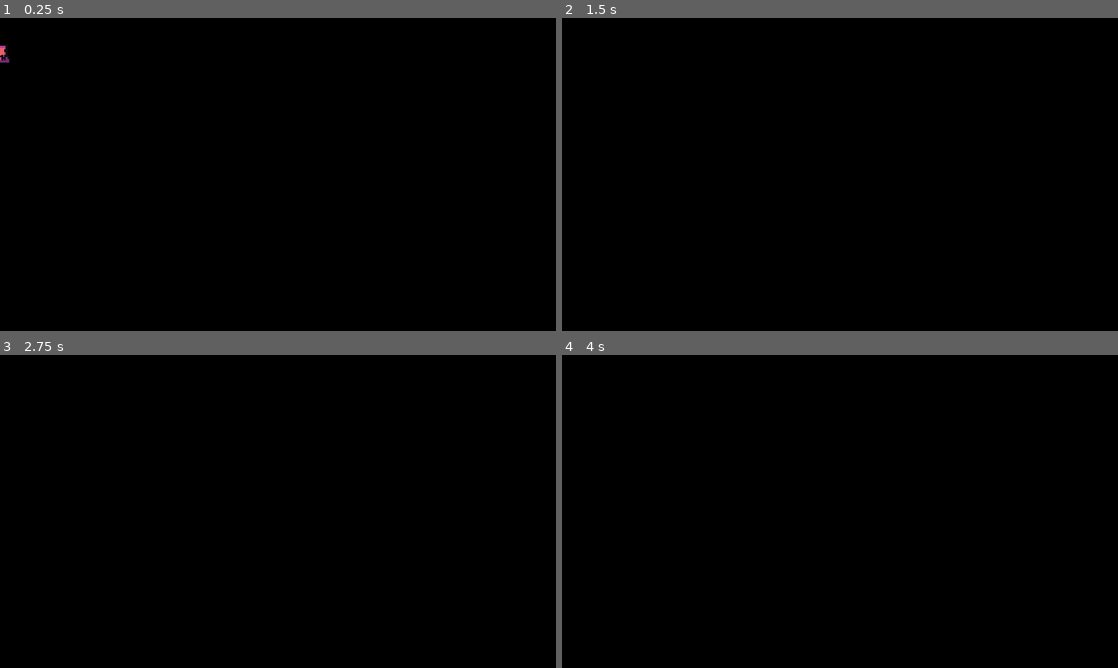
Above: before the commit, frames 1-4 (two rows, left to right).
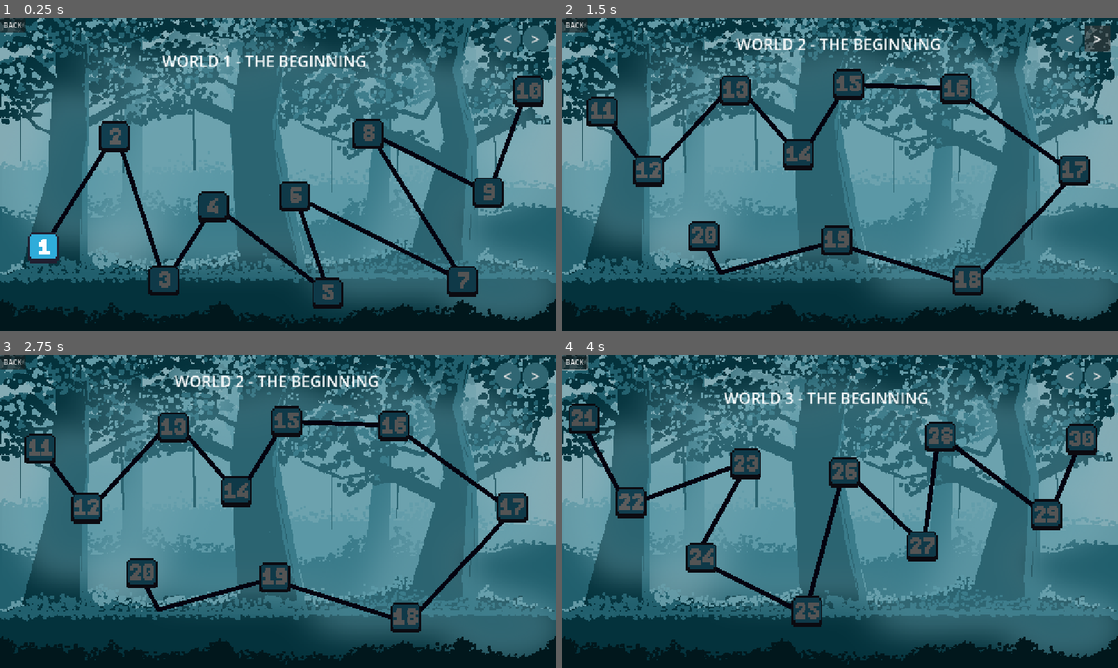
Above: after the commit, the same moments.

Repository: RaphelReji/LarpRun
Game: Godot game, scene res://Scenes/menu/level_select.tscn
The game is run twice, just before and just after one commit, with the same random seed, the same clock (stepped at 60 frames per second) and the same inputs. Before the commit the project starts from res://Scenes/game_objects/enemy.tscn.
Inputs (mouse positions are in pixels of both pictures, inside the frame that each line leads up to):
- Up to frame 1 (0.25 s): no input
- Up to frame 2 (1.5 s): click (1067, 39) at 0.5 s, where only the run after the commit has a clickable "<"; click (1095, 39) at 1.25 s, where only the run after the commit has a clickable ">"
- Up to frame 3 (2.75 s): click (11, 361) at 2 s, where only the run after the commit has a clickable "BACK"
- Up to frame 4 (4 s): tap Enter at 2.75 s; move the mouse to (962, 495) at 2.77 s; hold Right (right) from 2.78 s (still down); tap Alt at 2.85 s; click (962, 495) at 2.92 s; tap Up (jump) at 3.02, 3.77 s; move the mouse to (728, 527) at 3.52 s; tap Shift at 3.6 s

The runs differ from the first frame. In frame 1, 96% of the frame differs, in the area x 0-100%, y 0-100%; in frame 2, 97%; in frame 3, 97%; in frame 4, 97%.

Commit message:
added level complete interface

Diff:
--- /dev/null
+++ b/larp-run/Scenes/level_complete.tscn
@@ -0,0 +1,95 @@
+[gd_scene format=3 uid="uid://d1cfpkcjlq8aj"]
+
+[node name="LevelComplete" type="Control" unique_id=1123438966]
+layout_mode = 3
+anchors_preset = 15
+anchor_right = 1.0
+anchor_bottom = 1.0
+grow_horizontal = 2
+grow_vertical = 2
+
+[node name="DarkBackground" type="ColorRect" parent="." unique_id=1560788664]
+modulate = Color(0.0627451, 0.09411765, 0.15294118, 1)
+layout_mode = 1
+anchors_preset = 15
+anchor_right = 1.0
+anchor_bottom = 1.0
+grow_horizontal = 2
+grow_vertical = 2
+
+[node name="CenterContainer" type="CenterContainer" parent="." unique_id=1511483203]
+layout_mode = 1
+anchors_preset = 15
+anchor_right = 1.0
+anchor_bottom = 1.0
+grow_horizontal = 2
+grow_vertical = 2
+
+[node name="CompletionPanel" type="Panel" parent="CenterContainer" unique_id=1989121628]
+custom_minimum_size = Vector2(550, 500)
+layout_mode = 2
+
+[node name="Content" type="VBoxContainer" parent="CenterContainer/CompletionPanel" unique_id=1936635741]
+layout_mode = 1
+anchors_preset = 15
+anchor_right = 1.0
+anchor_bottom = 1.0
+grow_horizontal = 2
+grow_vertical = 2
+theme_override_constants/separation = 14
+
+[node name="LevelTitle" type="Label" parent="CenterContainer/CompletionPanel/Content" unique_id=1707568388]
+layout_mode = 2
+theme_override_font_sizes/font_size = 32
+text = "LEVEL 01"
+horizontal_alignment = 1
+
+[node name="CompleteTitle" type="Label" parent="CenterContainer/CompletionPanel/Content" unique_id=1428656510]
+layout_mode = 2
+theme_override_colors/font_color = Color(1, 1, 0.7058824, 1)
+theme_override_font_sizes/font_size = 26
+text = "LEVEL COMPLETE!"
+horizontal_alignment = 1
+
+[node name="TimeLabel" type="Label" parent="CenterContainer/CompletionPanel/Content" unique_id=503533667]
+layout_mode = 2
+theme_override_colors/font_color = Color(1, 1, 0.7058824, 1)
+theme_override_font_sizes/font_size = 20
+text = "TIME: 00:00"
+horizontal_alignment = 1
+
+[node name="DeathsLabel" type="Label" parent="CenterContainer/CompletionPanel/Content" unique_id=1111385340]
+layout_mode = 2
+theme_override_colors/font_color = Color(1, 1, 0.7058824, 1)
+theme_override_font_sizes/font_size = 20
+text = "DEATHS:0"
+horizontal_alignment = 1
+
+[node name="PointsEarnedLabel" type="Label" parent="CenterContainer/CompletionPanel/Content" unique_id=1864036672]
+layout_mode = 2
+theme_override_colors/font_color = Color(1, 1, 0.7058824, 1)
+theme_override_font_sizes/font_size = 22
+text = "POINTS EARNED: +00"
+horizontal_alignment = 1
+
+[node name="WalletLabel" type="Label" parent="CenterContainer/CompletionPanel/Content" unique_id=965639515]
+layout_mode = 2
+theme_override_colors/font_color = Color(1, 1, 0.7058824, 1)
+theme_override_font_sizes/font_size = 22
+text = "WALLET: 0"
+horizontal_alignment = 1
+
+[node name="NextLevelBtn" type="Button" parent="CenterContainer/CompletionPanel/Content" unique_id=258230747]
+custom_minimum_size = Vector2(0, 48)
+layout_mode = 2
+text = "NEXT LEVEL"
+
+[node name="ReplayBtn" type="Button" parent="CenterContainer/CompletionPanel/Content" unique_id=1616179611]
+custom_minimum_size = Vector2(0, 48)
+layout_mode = 2
+text = "REPLAY"
+
+[node name="LevelSelectBtn" type="Button" parent="CenterContainer/CompletionPanel/Content" unique_id=558187934]
+custom_minimum_size = Vector2(0, 48)
+layout_mode = 2
+text = "LEVEL SELECT"
--- a/larp-run/Scenes/levels/level3.tscn
+++ b/larp-run/Scenes/levels/level3.tscn
@@ -302,6 +302,7 @@
 
 [node name="Finish" parent="Scene objects" unique_id=946222195 instance=ExtResource("6_posmm")]
 position = Vector2(1544, 173)
+target_level = "uid://dqa8ka714sdi5"
 
 [node name="Enemies" type="Node" parent="Scene objects" unique_id=757102276]
 
--- a/larp-run/Scenes/levels/level5.tscn
+++ b/larp-run/Scenes/levels/level5.tscn
@@ -469,6 +469,31 @@
 rotation = -1.574855
 scale = Vector2(2.397066, 2.397066)
 
+[node name="SpikeTrap9" parent="Scene objects" unique_id=263171828 instance=ExtResource("15_au7qd")]
+position = Vector2(1518.0001, 557)
+rotation = 0.0016717911
+scale = Vector2(2.397066, 2.397066)
+
+[node name="SpikeTrap10" parent="Scene objects" unique_id=507392725 instance=ExtResource("15_au7qd")]
+position = Vector2(1320, 699)
+rotation = 0.0016717911
+scale = Vector2(2.397066, 2.397066)
+
+[node name="SpikeTrap11" parent="Scene objects" unique_id=1549366439 instance=ExtResource("15_au7qd")]
+position = Vector2(1132, 556)
+rotation = 0.0016717911
+scale = Vector2(2.397066, 2.397066)
+
+[node name="SpikeTrap12" parent="Scene objects" unique_id=582336547 instance=ExtResource("15_au7qd")]
+position = Vector2(986.0001, 76.00009)
+rotation = 0.0016717911
+scale = Vector2(2.397066, 2.397066)
+
+[node name="SpikeTrap13" parent="Scene objects" unique_id=1569935533 instance=ExtResource("15_au7qd")]
+position = Vector2(1604, 77.00001)
+rotation = 0.0016717911
+scale = Vector2(2.397066, 2.397066)
+
 [node name="UI" type="CanvasLayer" parent="." unique_id=488532058]
 
 [node name="Panel" type="Panel" parent="UI" unique_id=1766660438]
--- a/larp-run/project.godot
+++ b/larp-run/project.godot
@@ -11,7 +11,7 @@
 [application]
 
 config/name="LarpRun"
-run/main_scene="uid://bwgs1mtkg8q0o"
+run/main_scene="uid://bmtwd7fadlglc"
 config/features=PackedStringArray("4.7", "GL Compatibility")
 
 [display]
